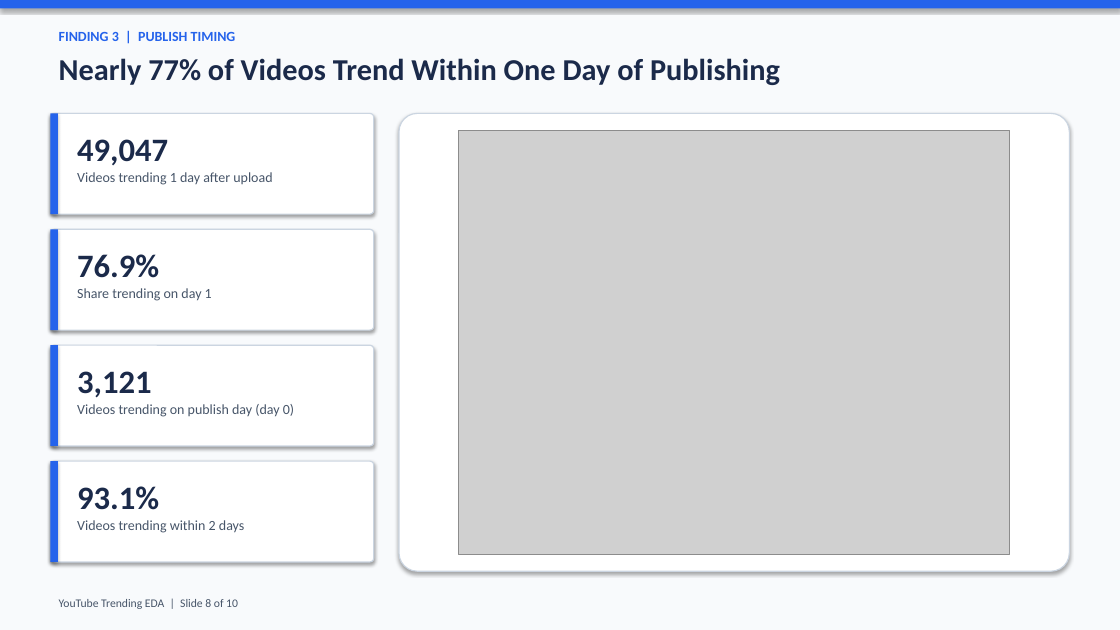
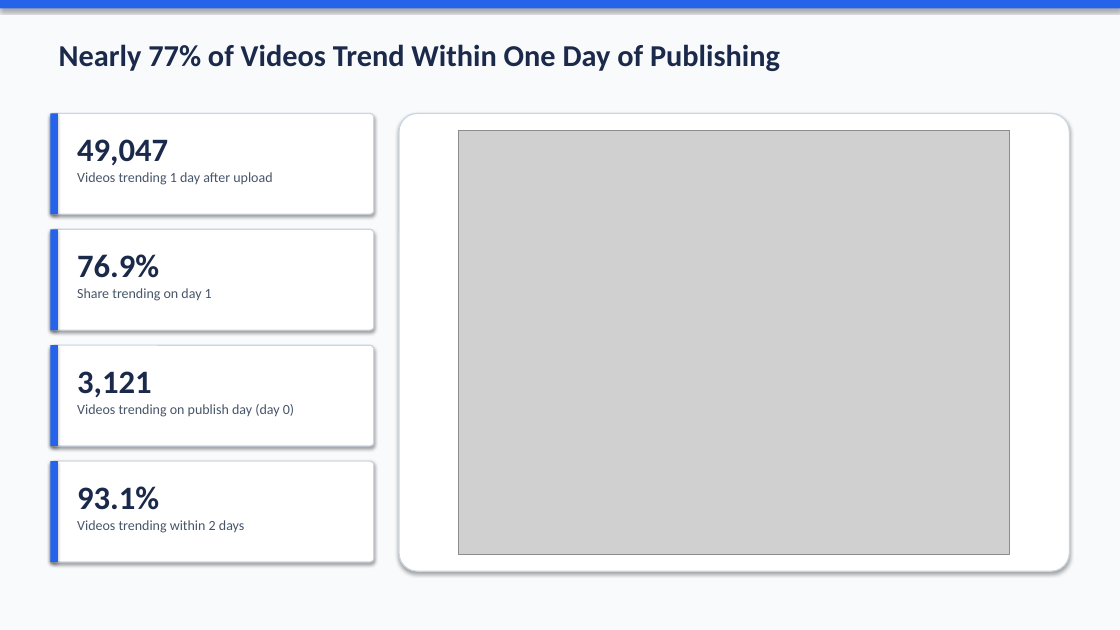
Before and after one commit to ImHamadAlqallaf/ga-eda-project, a slide deck: slide 8 of youtube_trending_eda.pptx. Drawn at 1120x630 pixels with LibreOffice and Linux fonts; fonts in the diff are those of the drawing; grey boxes stand for pictures. Boxes give left, top, right and bottom in pixels: in the first picture for what was removed or moved away, otherwise in the second. Text is boxed around its words. In the diff, an @@ line names an element or a change of style, - is before the commit and + after.

```diff
--- a/youtube_trending_eda.pptx
+++ b/youtube_trending_eda.pptx
@@ text "Nearly 77% of Videos Trend ...": place and size @@
-text "Nearly 77% of Videos Trend ..." at bbox=[59, 58, 780, 85]
+text "Nearly 77% of Videos Trend ..." at bbox=[59, 44, 780, 71]
@@ text removed at bbox=[59, 32, 236, 41] @@
-FINDING 3 | PUBLISH TIMING
@@ text removed at bbox=[59, 599, 238, 609] @@
-YouTube Trending EDA | Slide 8 of 10
```
Also in this commit, not shown: 8 other slides changed, 2 other files.
